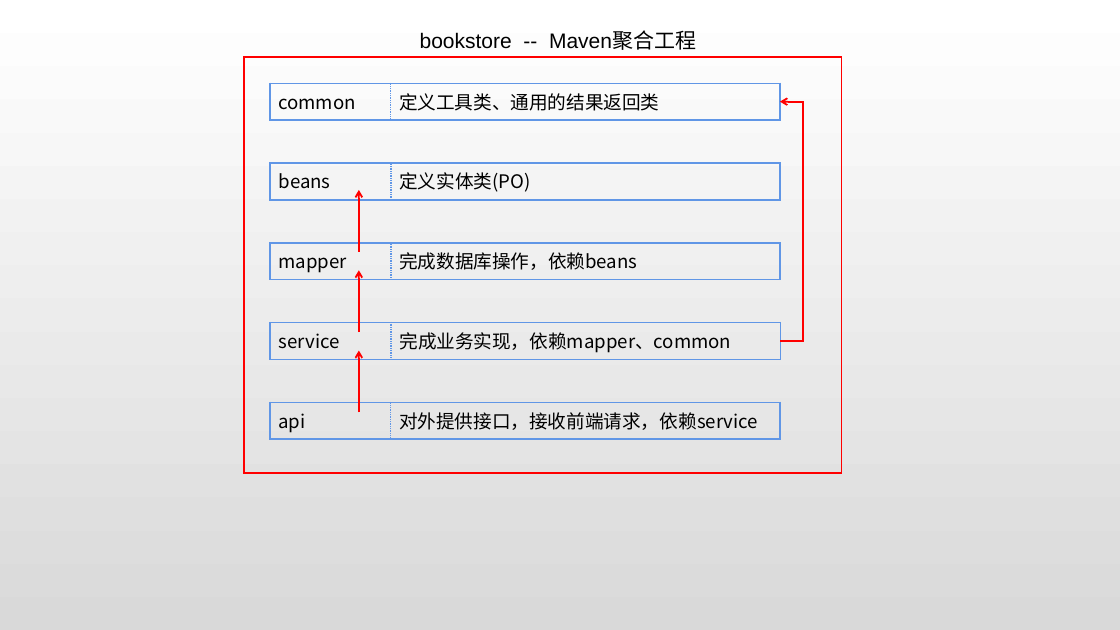
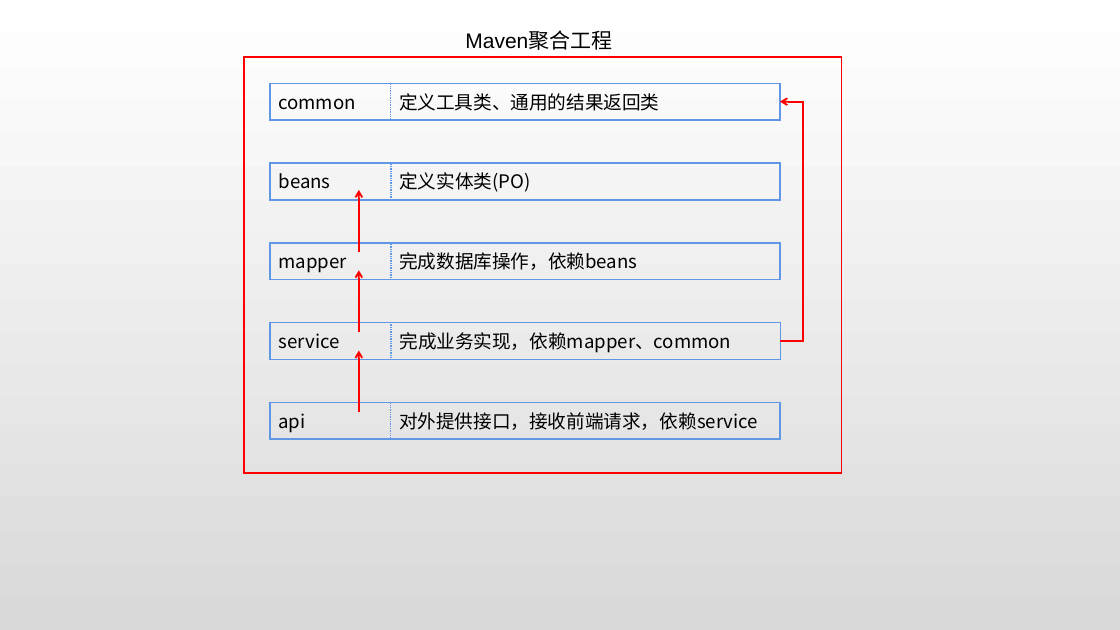
Before and after one commit to cenjizi/mall, a slide deck: slide 1 of mall-static/static/my/structure.pptx. Drawn at 1120x630 pixels with LibreOffice and Linux fonts; fonts in the diff are those of the drawing. Boxes give left, top, right and bottom in pixels: in the first picture for what was removed or moved away, otherwise in the second. Text is boxed around its words. In the diff, an @@ line names an element or a change of style, - is before the commit and + after.

```diff
--- a/mall-static/static/my/structure.pptx
+++ b/mall-static/static/my/structure.pptx
@@ text at (465, 31, 612, 50): text changed @@
-bookstore -- Maven聚合工程
+Maven聚合工程
```
Also in this commit, not shown: 40 other files.
